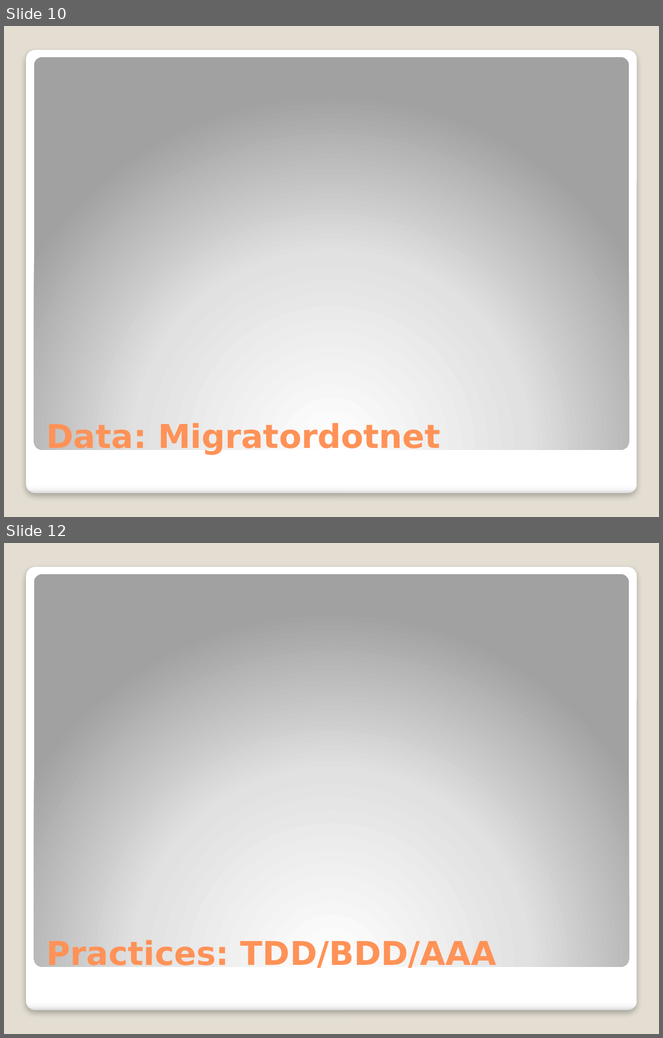
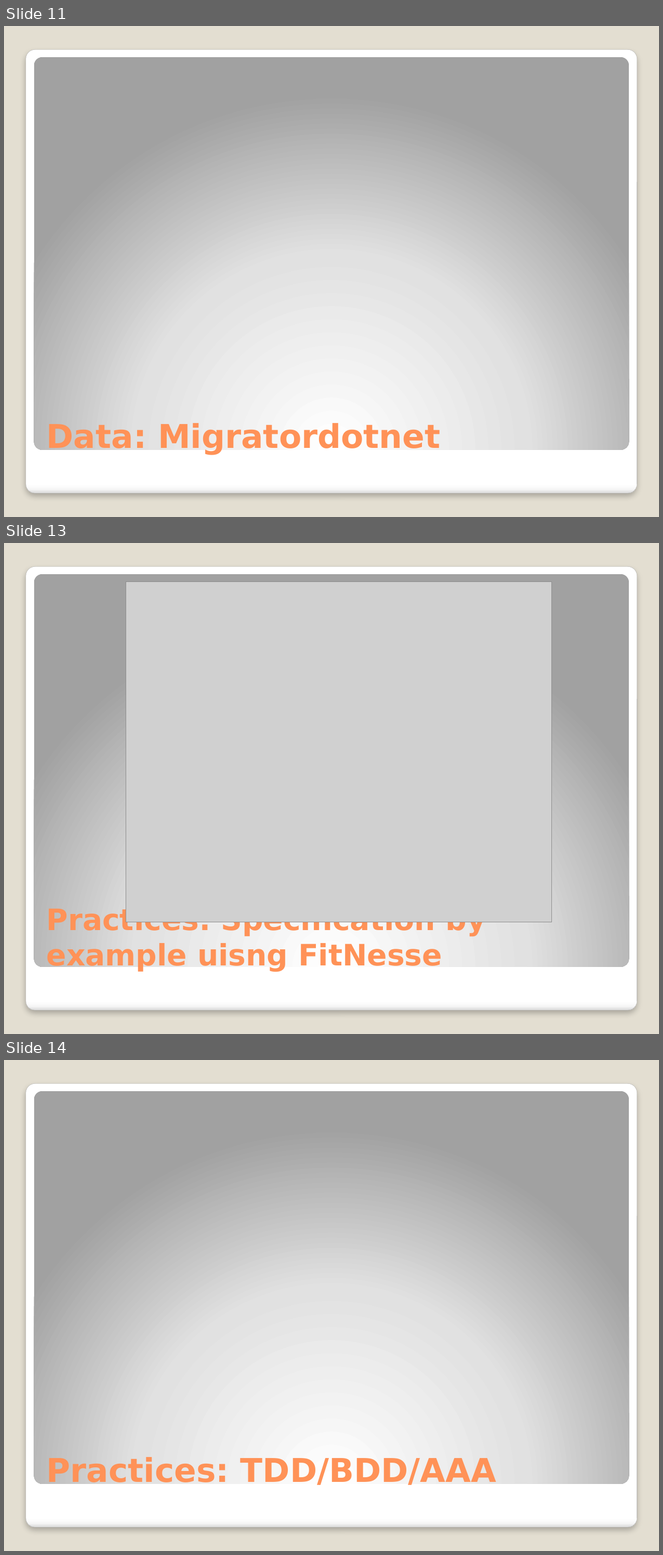
Before and after one commit to michelgrootjans/dkvlessonslearned, a slide deck: slides/Technical Session/Lessons learned.pptx. Shown one above the other, each under a label of ours: slides 10 and 12 before the commit, slides 11, 13 and 14 after it; the slides between them are not shown. The pictures are 663x1038 and 663x1555 pixels, drawn with LibreOffice and Linux fonts; fonts in the diff are those of the drawing; grey boxes stand for pictures. Boxes give left, top, right and bottom in pixels: in the first picture for what was removed or moved away, otherwise in the second. Text is boxed around its words. In the diff, an @@ line names an element or a change of style, - is before the commit and + after.

```diff
--- a/slides/Technical Session/Lessons learned.pptx
+++ b/slides/Technical Session/Lessons learned.pptx
@@ slide 13 added at box(4, 543, 659, 1034), background #E3DED1; not listed: 2 template elements that a slide beside it also shows @@
@@ picture added at box(126, 581, 552, 923) @@
@@ title added at box(47, 906, 486, 972), 32.4 pt, text #FF9258, bold @@
+Practices: Specification by example uisng FitNesse
@@ what was slide 10 is now slide 11 @@
@@ what was slide 12 is now slide 14 @@
```
Also in this commit, not shown: 4 slides changed, 1 other slide added.
